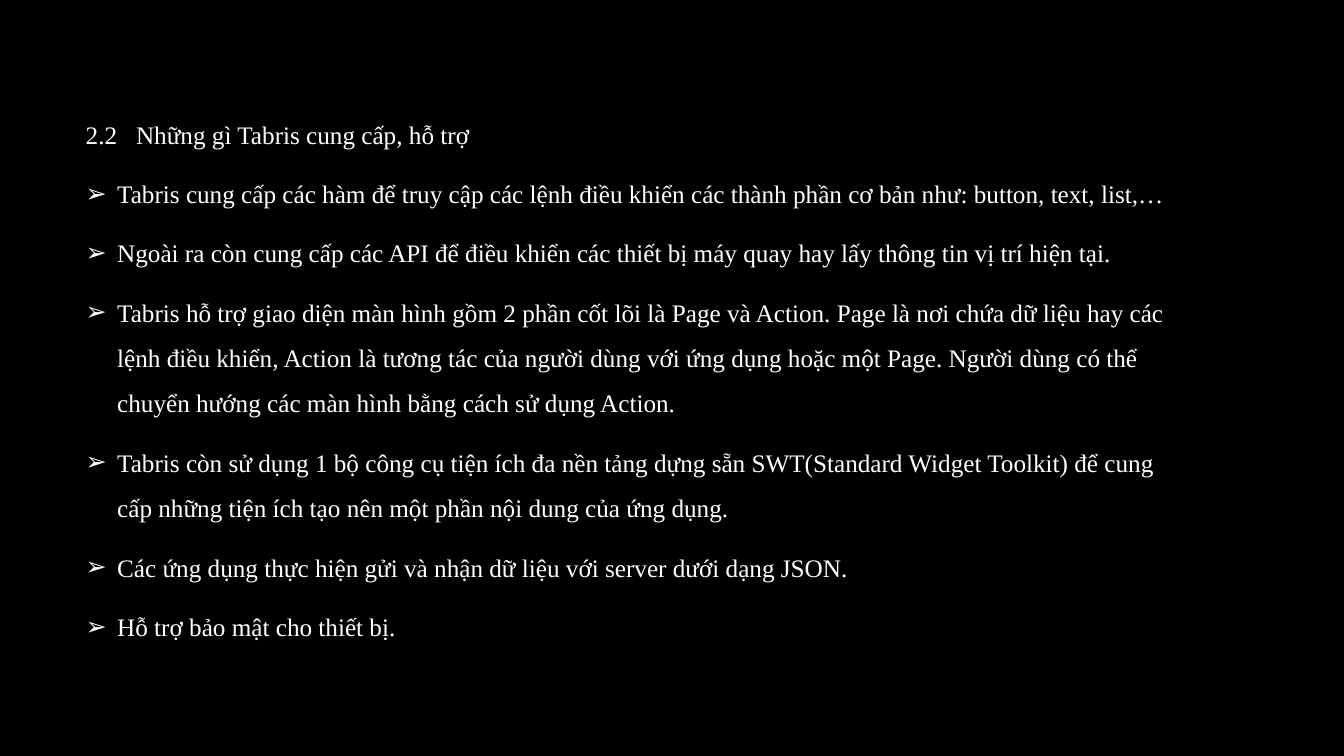
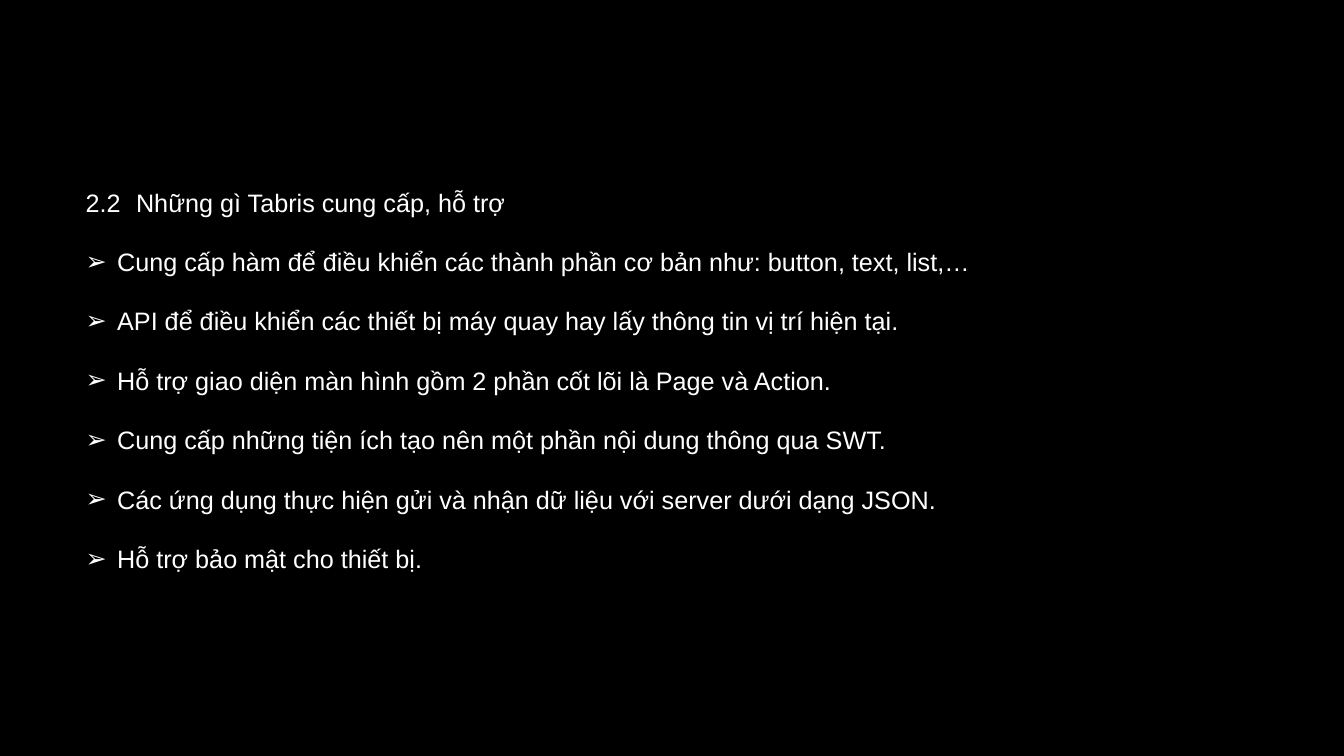
Before and after one commit to sonnv56/Mon-CVDHD-2014, a slide deck: slide 5 of Trinh_Van_Thu/Native Cross-Platform Apps with Tabris.pptx. Drawn at 1344x756 pixels with LibreOffice and Linux fonts; fonts in the diff are those of the drawing; background and template pictures are left out. Boxes give left, top, right and bottom in pixels: in the first picture for what was removed or moved away, otherwise in the second. Text is boxed around its words. In the diff, an @@ line names an element or a change of style, - is before the commit and + after.

Commit message:
edit font

```diff
--- a/Trinh_Van_Thu/Native Cross-Platform Apps with Tabris.pptx
+++ b/Trinh_Van_Thu/Native Cross-Platform Apps with Tabris.pptx
@@ text at (86,191,936,572): font Times New Roman to Arial in "2.2 Những gì Tabris cung cấp, hỗ ...", "Các ứng dụng thực hiện gửi và ...", "Hỗ trợ bảo mật cho thiết bị." @@
@@ text at (117,251,970,455): text changed; font Times New Roman to Arial @@
-➢ Tabris cung cấp các hàm để truy cập các lệnh điều khiển các thành phần cơ bản như: button, text, list,…
-➢ Ngoài ra còn cung cấp các API để điều khiển các thiết bị máy quay hay lấy thông tin vị trí hiện tại.
-➢ Tabris hỗ trợ giao diện màn hình gồm 2 phần cốt lõi là Page và Action. Page là nơi chứa dữ liệu hay các lệnh điều khiển, Action là tương tác của người dùng với ứng dụng hoặc một Page. Người dùng có thể chuyển hướng các màn hình bằng cách sử dụng Action.
-➢ Tabris còn sử dụng 1 bộ công cụ tiện ích đa nền tảng dựng sẵn SWT(Standard Widget Toolkit) để cung cấp những tiện ích tạo nên một phần nội dung của ứng dụng.
+➢ Cung cấp hàm để điều khiển các thành phần cơ bản như: button, text, list,…
+➢ API để điều khiển các thiết bị máy quay hay lấy thông tin vị trí hiện tại.
+➢ Hỗ trợ giao diện màn hình gồm 2 phần cốt lõi là Page và Action.
+➢ Cung cấp những tiện ích tạo nên một phần nội dung thông qua SWT.
```
Also in this commit, not shown: 5 other slides changed.
